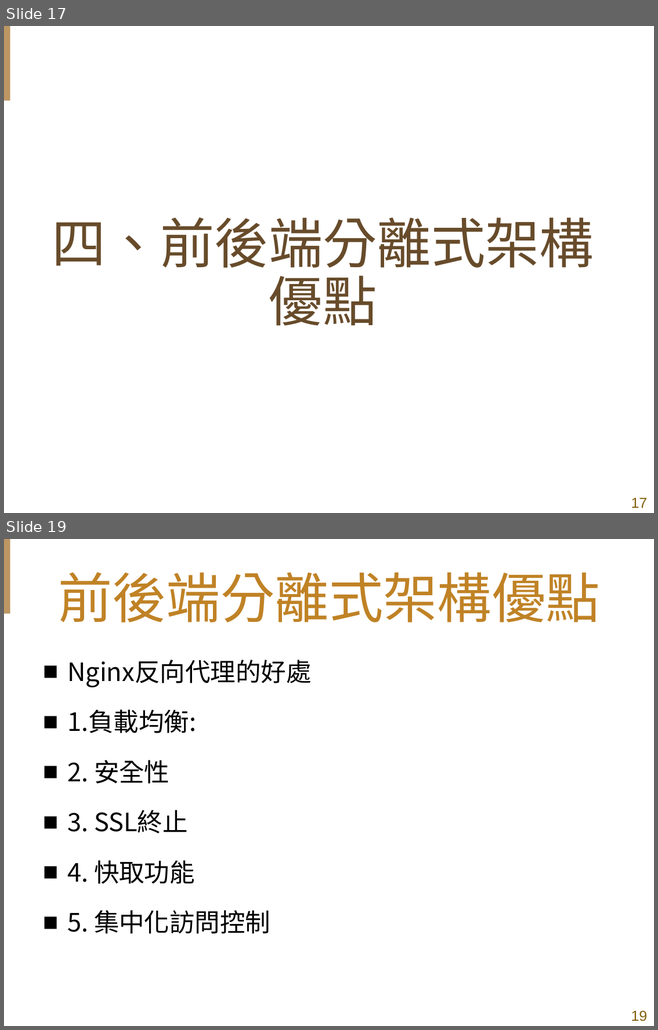
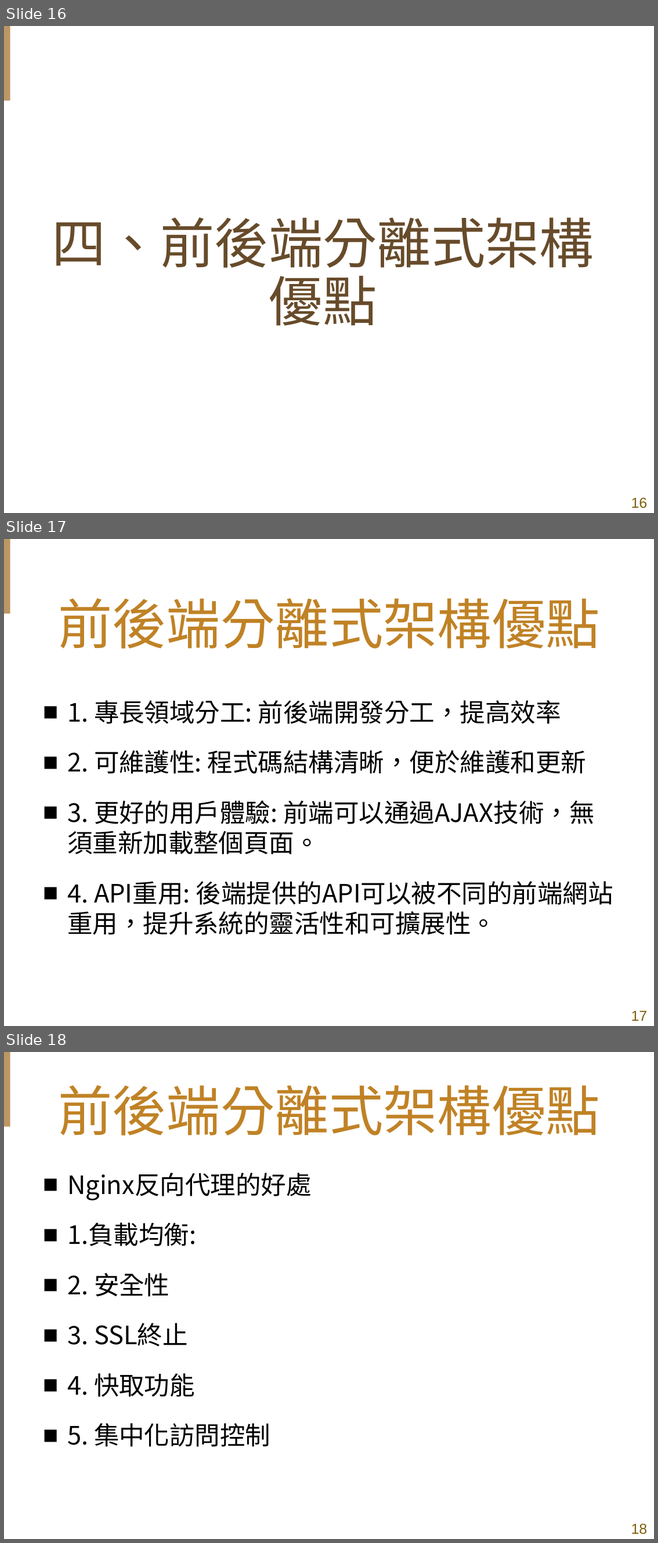
Before and after one commit to shih33/java_atguigu, a slide deck: 期末報告/期末簡報_施詠舜.pptx. Shown one above the other, each under a label of ours: slides 17 and 19 before the commit, slides 16, 17 and 18 after it; the slides between them are not shown. The pictures are 658x1030 and 658x1543 pixels, drawn with LibreOffice and Linux fonts; fonts in the diff are those of the drawing; background and template pictures are left out. Boxes give left, top, right and bottom in pixels: in the first picture for what was removed or moved away, otherwise in the second. Text is boxed around its words. In the diff, an @@ line names an element or a change of style, - is before the commit and + after.

```diff
--- a/期末報告/期末簡報_施詠舜.pptx
+++ b/期末報告/期末簡報_施詠舜.pptx
@@ slide 17 added at (4,539,654,1026), background #FFFFFF; not listed: 2 template elements that a slide beside it also shows @@
@@ title added at (58,598,599,649), 60 pt, text #C08225 @@
+前後端分離式架構優點
@@ text added at (67,700,613,935), 28 pt, text #000000 @@
+■ 1. 專長領域分工: 前後端開發分工，提高效率
+■ 2. 可維護性: 程式碼結構清晰，便於維護和更新
+■ 3. 更好的用戶體驗: 前端可以通過AJAX技術，無須重新加載整個頁面。
+■ 4. API重用: 後端提供的API可以被不同的前端網站重用，提升系統的靈活性和可擴展性。
@@ what was slide 17 is now slide 16 @@
@@ page number at (631,498,647,509): text changed @@
-17
+16
@@ what was slide 19 is now slide 18 @@
@@ page number at (631,1524,647,1535): text changed @@
-19
+18
```
Also in this commit, not shown: 8 slides changed, 2 slides removed, 2 other files.
